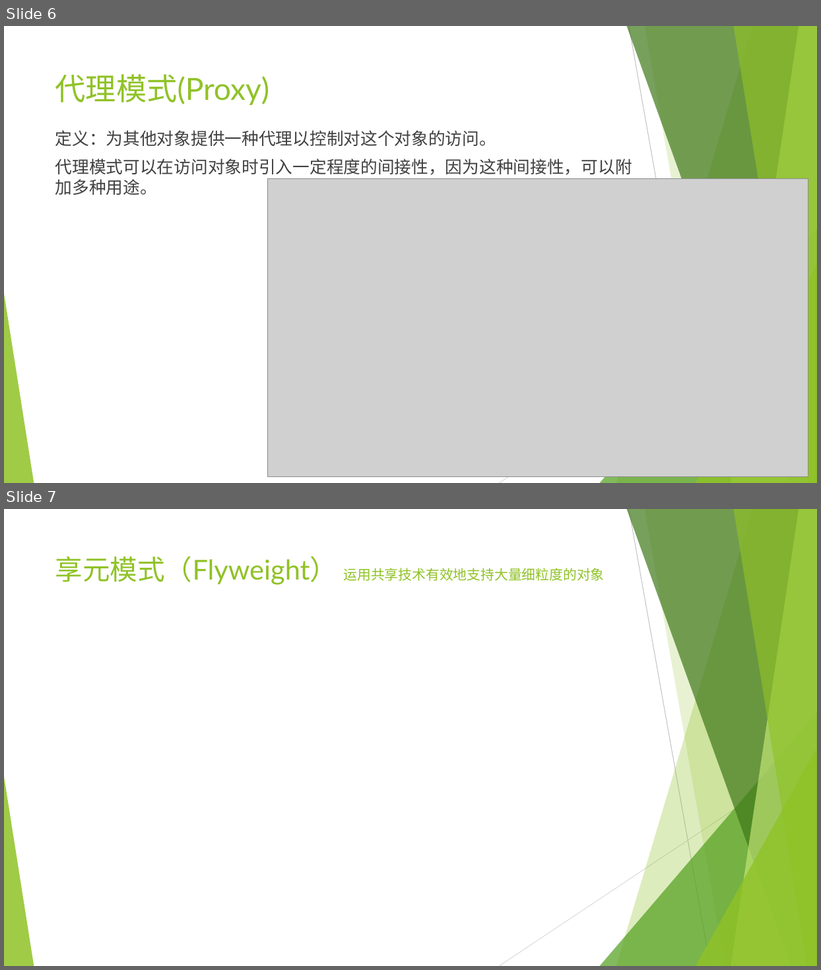
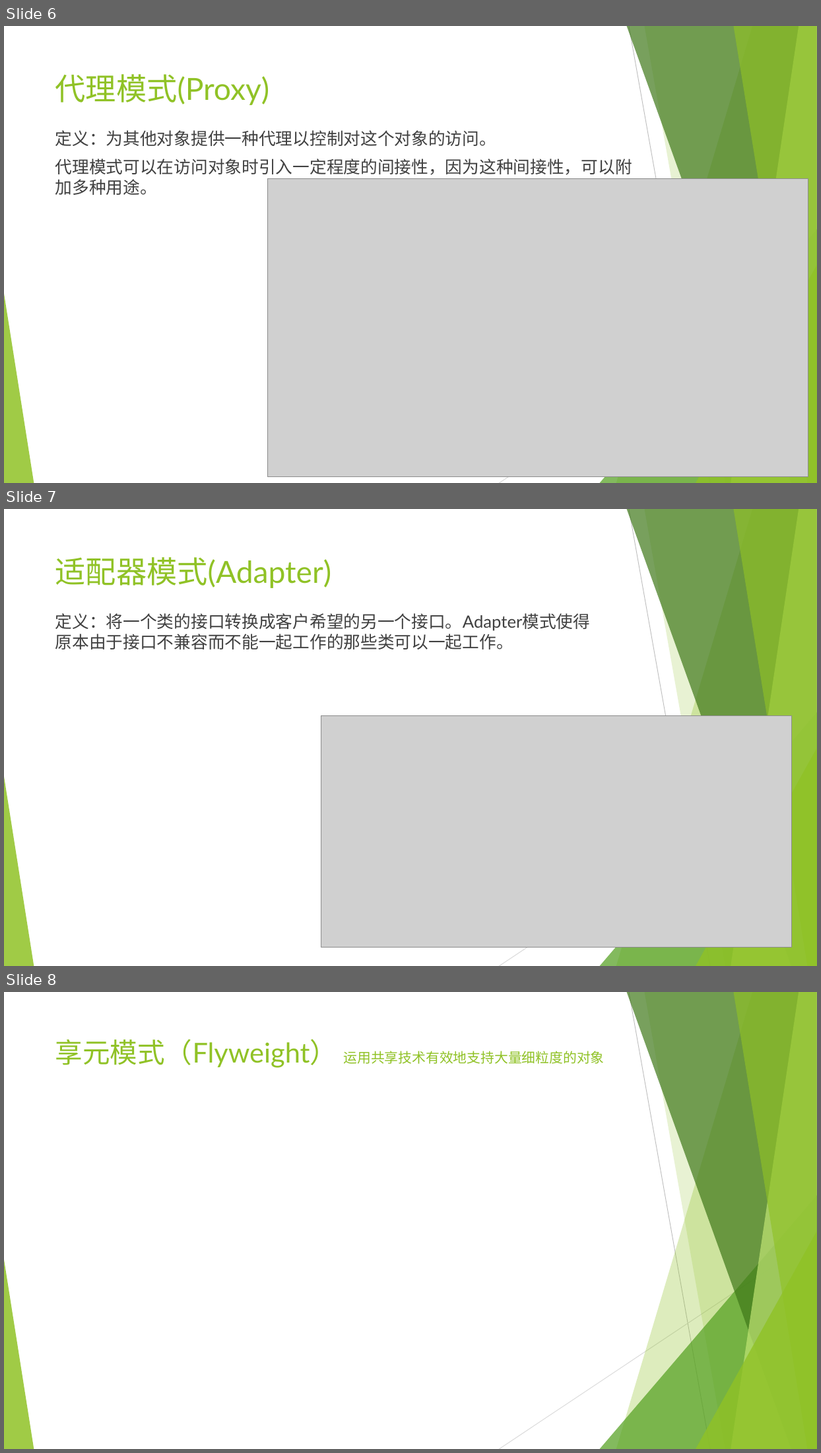
Before and after one commit to ZhengAu/DesignPatterns, a slide deck: Design Pattern.pptx. Shown one above the other, each under a label of ours: slides 6 and 7 before the commit, slides 6, 7 and 8 after it. The pictures are 821x970 and 821x1453 pixels, drawn with LibreOffice and Linux fonts; fonts in the diff are those of the drawing; grey boxes stand for pictures. Boxes give left, top, right and bottom in pixels: in the first picture for what was removed or moved away, otherwise in the second. Text is boxed around its words. In the diff, an @@ line names an element or a change of style, - is before the commit and + after.

Commit message:
update

```diff
--- a/Design Pattern.pptx
+++ b/Design Pattern.pptx
@@ slide 7 added at <box>4,509,817,966</box>, background #FFFFFF; not listed: 10 template elements that a slide beside it also shows @@
@@ title added at <box>55,557,332,588</box>, 36 pt, text #90C226 @@
+适配器模式(Adapter)
@@ text added at <box>55,613,591,650</box>, 20 pt, text #404040 @@
+定义：将一个类的接口转换成客户希望的另一个接口。Adapter模式使得原本由于接口不兼容而不能一起工作的那些类可以一起工作。
@@ picture added at <box>321,716,792,948</box> @@
@@ what was slide 7 is now slide 8 @@
```
